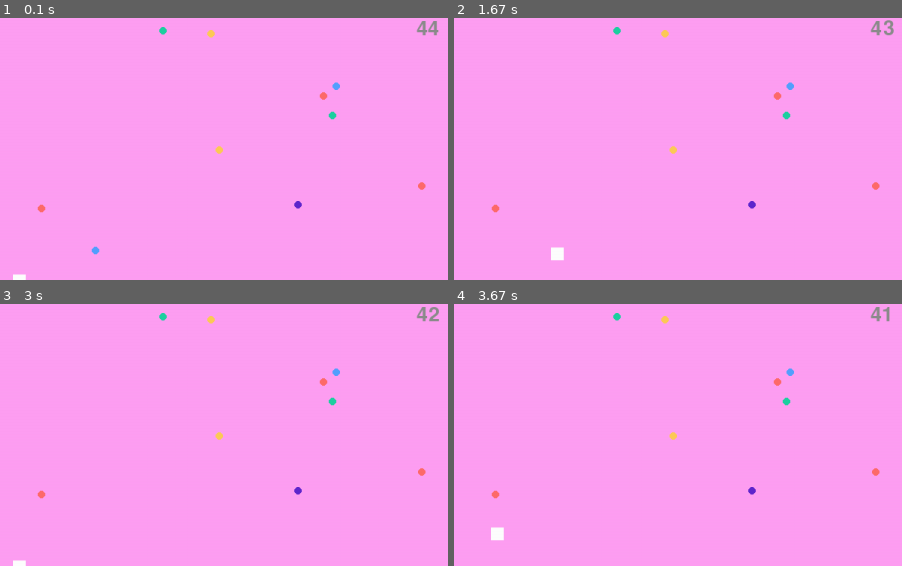
Above: before the commit, frames 1-4 (two rows, left to right).
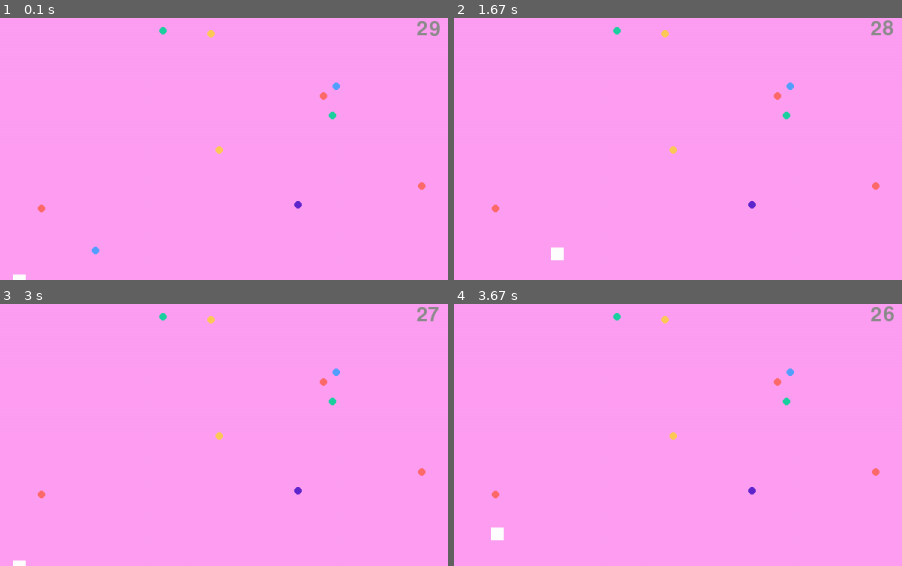
Above: after the commit, the same moments.

Repository: Cloudsky6384/pygame-secret-color
Game: pygame game, started from secret-color.py
Two runs of this game, one before a commit and one after it. Both use one fixed random seed, a clock stepped at 60 frames per second and the inputs below.
Inputs:
- Up to frame 1 (0.1 s): no input
- Up to frame 2 (1.67 s): hold D 0.33-0.8 s; hold W 0.83-1.13 s; hold D 1.17-1.63 s
- Up to frame 3 (3 s): hold A 1.67-2.2 s; hold S 2.23-2.53 s; hold A 2.57-2.97 s
- Up to frame 4 (3.67 s): hold W 3-3.37 s; hold D from 3.4 s (still down)
The pictures show only the part of the screen within x 48-98%, y 0-50%; the shares and areas given below are measured in that part.

The runs differ from the first frame. In frame 1, 0.2% of the frame differs, in the area x 93-99%, y 1-7%; in frame 2, 0.1%; in frame 3, 0.2%; in frame 4, 0.2%.

Commit message:
Update secret-color.py

Diff:
--- a/secret-color.py
+++ b/secret-color.py
@@ -83,7 +83,7 @@
         self.font_o = pygame.font.Font('./font/MiSans-Light.ttf', 70)
         self.font_over = self.font_o.render('over!', True, (140, 140, 140))
 
-        self.game_time = 45
+        self.game_time = 30
         self.start_time = time.time()
 
         self.screen = pygame.display.set_mode((1200, 700))
